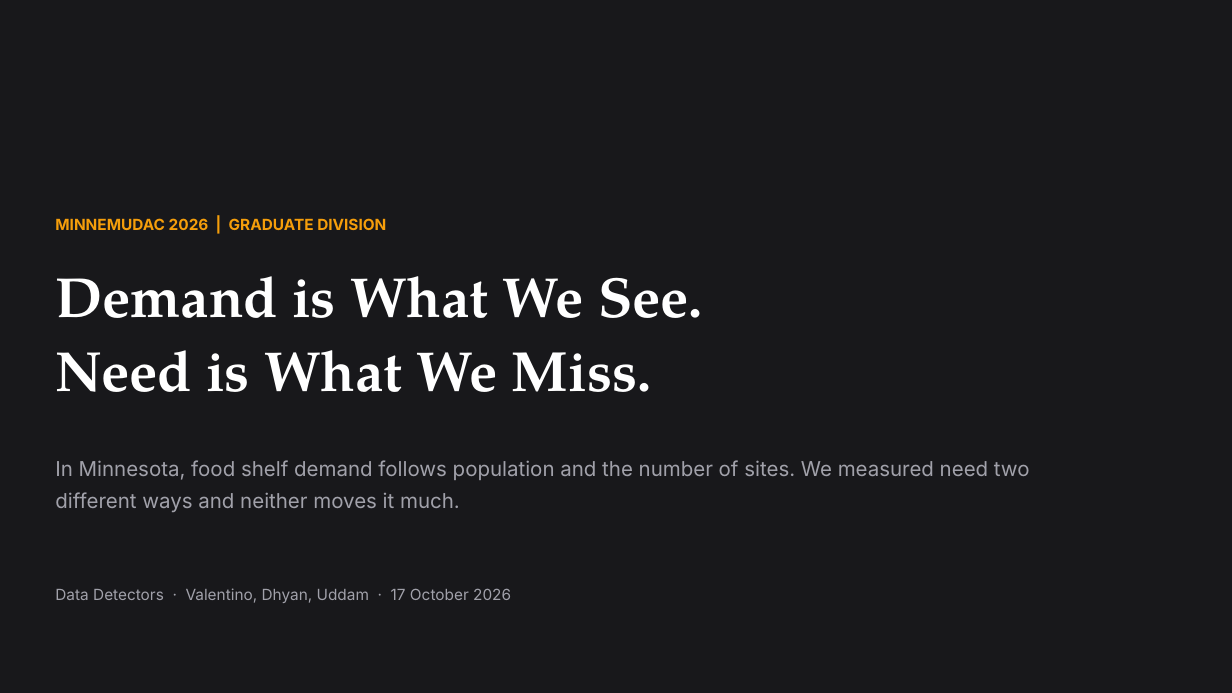
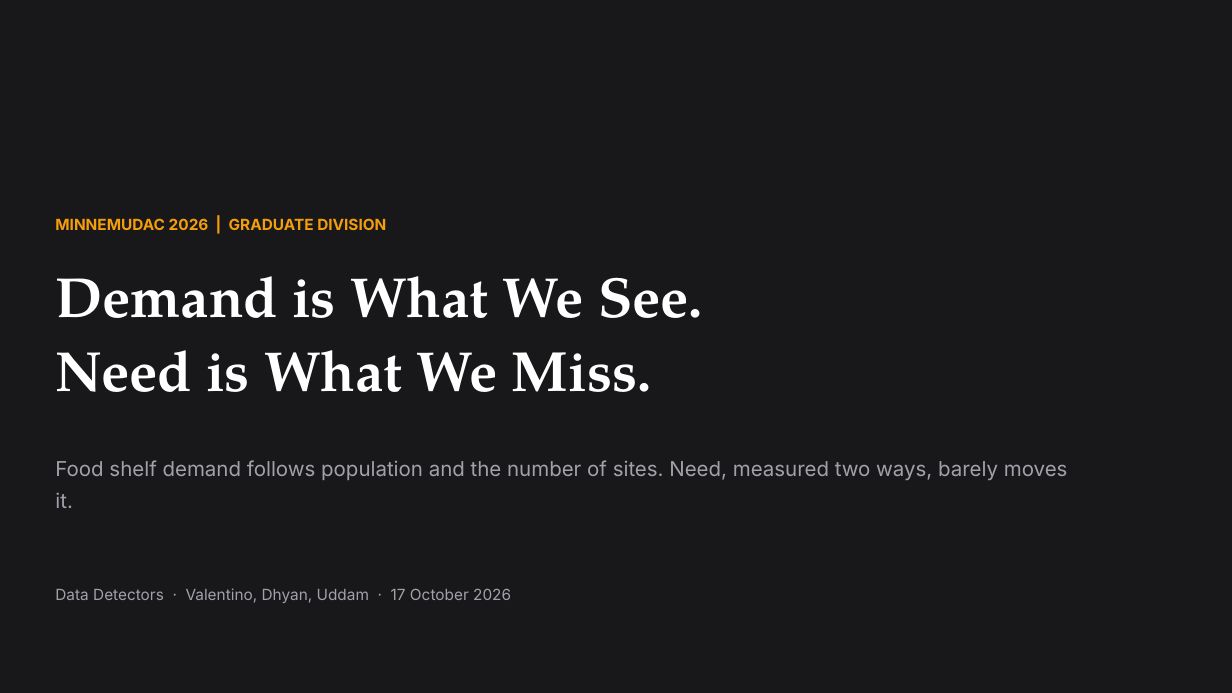
Before and after one commit to dhyan95/MinneMUDAC, a slide deck: slide 1 of docs/MinneMUDAC 2026_ Data Detectors.pptx. Drawn at 1232x693 pixels with LibreOffice and Linux fonts; fonts in the diff are those of the drawing. Boxes give left, top, right and bottom in pixels: in the first picture for what was removed or moved away, otherwise in the second. Text is boxed around its words. In the diff, an @@ line names an element or a change of style, - is before the commit and + after.

```diff
--- a/docs/MinneMUDAC 2026_ Data Detectors.pptx
+++ b/docs/MinneMUDAC 2026_ Data Detectors.pptx
@@ text at <box>55,460,1068,508</box>: text changed @@
-In Minnesota, food shelf demand follows population and the number of sites. We measured need two different ways and neither moves it much.
+Food shelf demand follows population and the number of sites. Need, measured two ways, barely moves it.
```
Also in this commit, not shown: 13 other slides changed, 2 slides removed, 6 other files.
